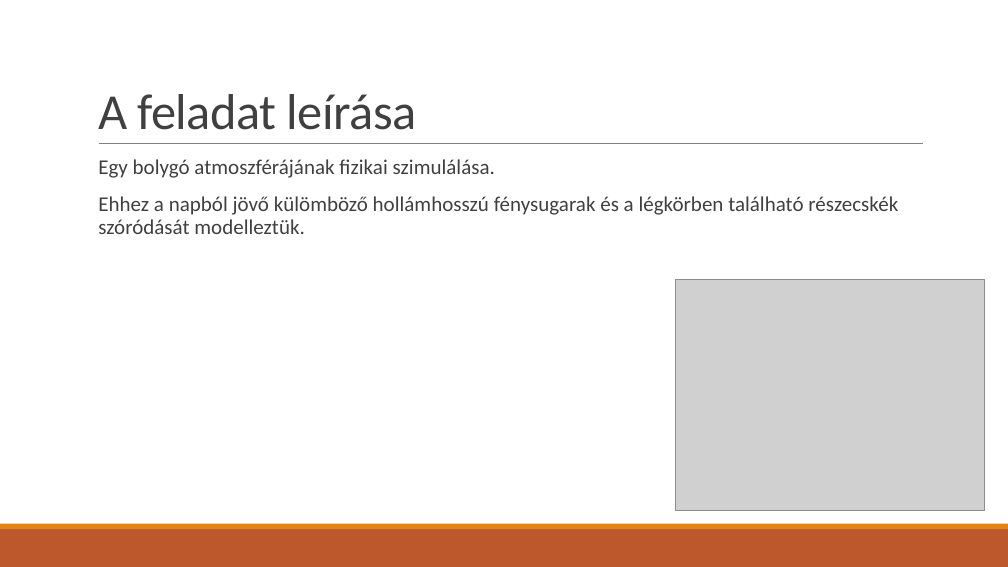
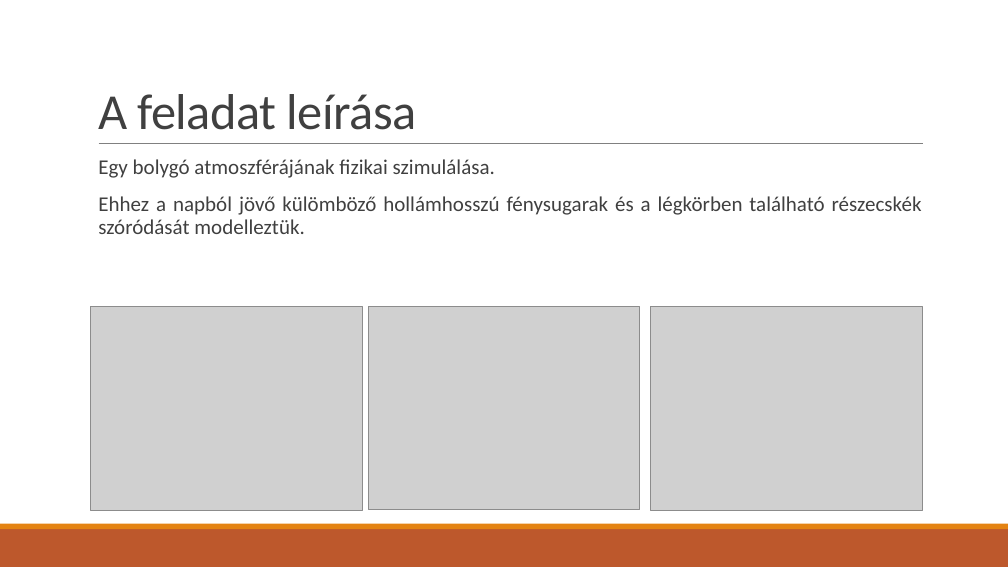
Before and after one commit to TheFlyingPiano99/AtmosphereSimulation, a slide deck: slide 2 of Docs/ppt/Atmoszféra szimuláció.pptx. Drawn at 1008x567 pixels with LibreOffice and Linux fonts; fonts in the diff are those of the drawing; grey boxes stand for pictures. Boxes give left, top, right and bottom in pixels: in the first picture for what was removed or moved away, otherwise in the second. Text is boxed around its words. In the diff, an @@ line names an element or a change of style, - is before the commit and + after.

```diff
--- a/Docs/ppt/Atmoszféra szimuláció.pptx
+++ b/Docs/ppt/Atmoszféra szimuláció.pptx
@@ text "Egy bolygó atmoszférájának fizikai szimulálása." at [98,159,922,234]: alignment left to justified @@
@@ picture added at [91,306,362,510] @@
@@ picture added at [368,306,640,509] @@
@@ picture: place and size @@
-picture at [676,280,985,511]
+picture at [651,307,923,511]
```
Also in this commit, not shown: 8 other slides changed, 1 slide added, 4 other files.
